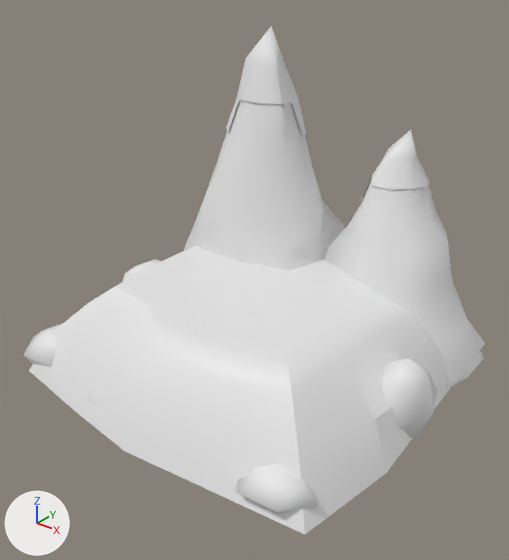
The glTF model assets/models/terrain/mountain.glb, before and after one commit.
Rendered twice from a 50 mm lens placed at (1.025, -1.323, 1.047), pointed at (0.018, -0.064, 0.267). Every picture has the same lights, and +X, +Y and +Z are marked at lower left. The picture after the commit comes second. Vertices at exactly the same position are counted once.

The first picture shows 'mountain'.
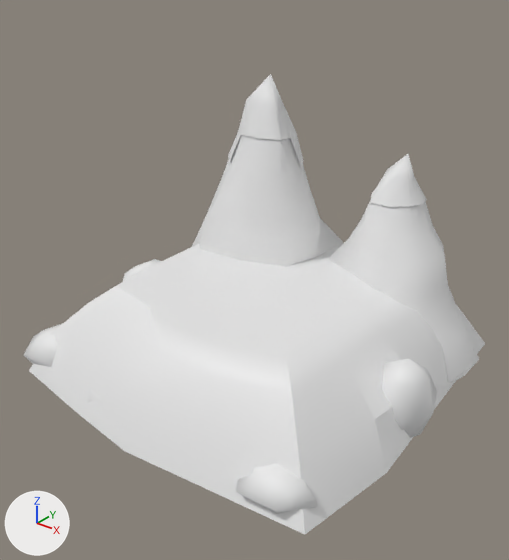
Changed parts and their boxes (x1, y1, x2, y2) in the pictures (509 x 560 px; the box of a moved part takes in the faces that stretch with it):
```json
{"object": "mountain", "change": "reshaped", "before": [24, 26, 485, 535], "after": [24, 74, 485, 535], "on screen": "9% shorter"}
{"part": 1, "of": "me_mountain_lo", "change": "moved or reshaped", "before": [184, 100, 345, 271], "after": [192, 135, 343, 267]}
{"part": 2, "of": "me_mountain_lo", "change": "moved or reshaped", "before": [226, 26, 306, 139], "after": [228, 74, 304, 168]}
{"part": 3, "of": "me_mountain_lo", "change": "moved or reshaped", "before": [325, 183, 484, 388], "after": [330, 200, 479, 383]}
{"part": 4, "of": "me_mountain_lo", "change": "rebuilt", "before": [360, 130, 430, 201], "after": [370, 154, 426, 207], "on screen": "20% narrower, 25% shorter"}
```

Scene script edits in JSON lines:
```json
{"block": "me_mountain_lo", "where": "# used by ob_mountain; location = (0.0, 0.0, 0.0)"}
{"op": "remove", "block": "me_mountain_lo", "code": "me_mountain_lo.from_pydata(...)  # 493 vertices, 901 faces; spans x -0.53..0.524, y -0.514..0.53, z -0.024..0.844"}
{"op": "add", "block": "me_mountain_lo", "code": "me_mountain_lo.from_pydata(...)  # 491 vertices, 899 faces; spans x -0.53..0.524, y -0.514..0.53, z -0.024..0.724"}
{"block": "me_mountain_lo", "change": "me_mountain_lo part 1: the loose piece of 82 vertices spanning x -0.509..0.16, y -0.049..0.514, z 0.0..0.84 is scaled about its middle by (0.968, 0.962, 0.857), then moved by (0.001, -0.001, -0.06)"}
{"block": "me_mountain_lo", "change": "me_mountain_lo part 2: the loose piece of 23 vertices spanning x -0.268..-0.027, y 0.108..0.275, z 0.566..0.844 is scaled about its middle by (0.968, 0.962, 0.857), then moved by (0.0, 0.0, -0.1)"}
{"block": "me_mountain_lo", "change": "me_mountain_lo part 3: the loose piece of 82 vertices spanning x -0.007..0.517, y 0.066..0.475, z 0.0..0.62 is scaled about its middle by (0.96, 0.952, 0.903), then moved by (-0.001, -0.001, -0.03)"}
{"block": "me_mountain_lo", "change": "me_mountain_lo part 4: the loose piece of 21 vertices spanning x 0.127..0.304, y 0.195..0.326, z 0.418..0.624 is rebuilt with 19 vertices and now spans x 0.153..0.302, y 0.198..0.323, z 0.438..0.564"}
```
